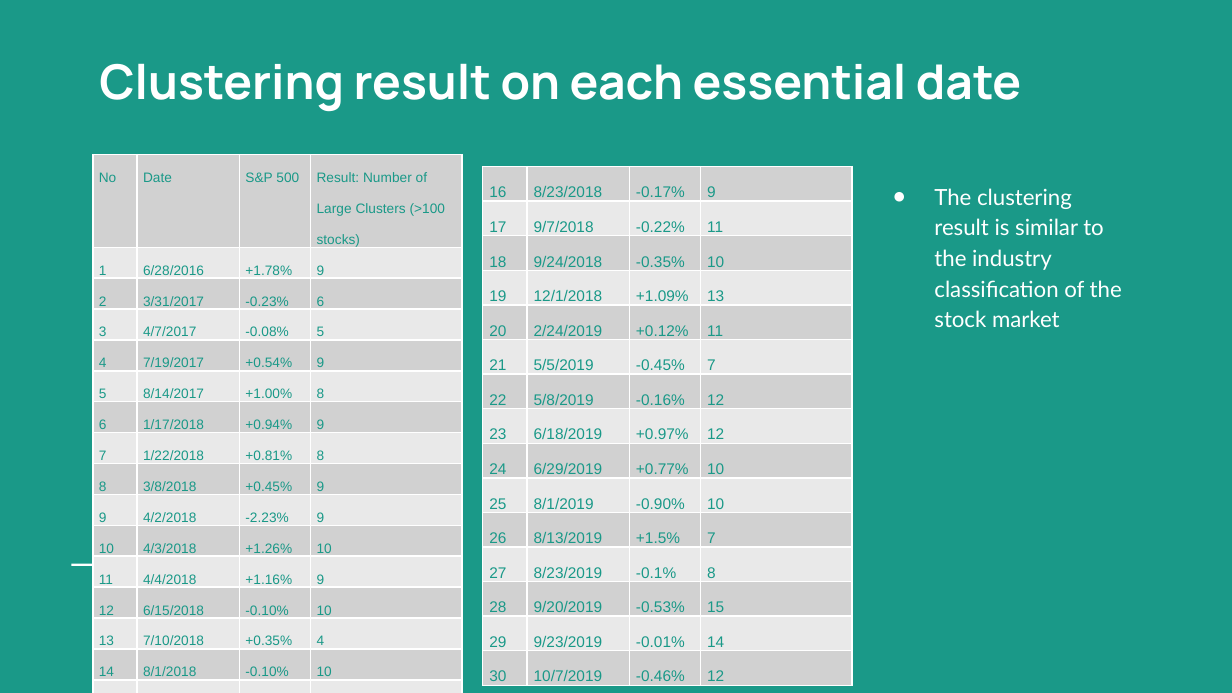
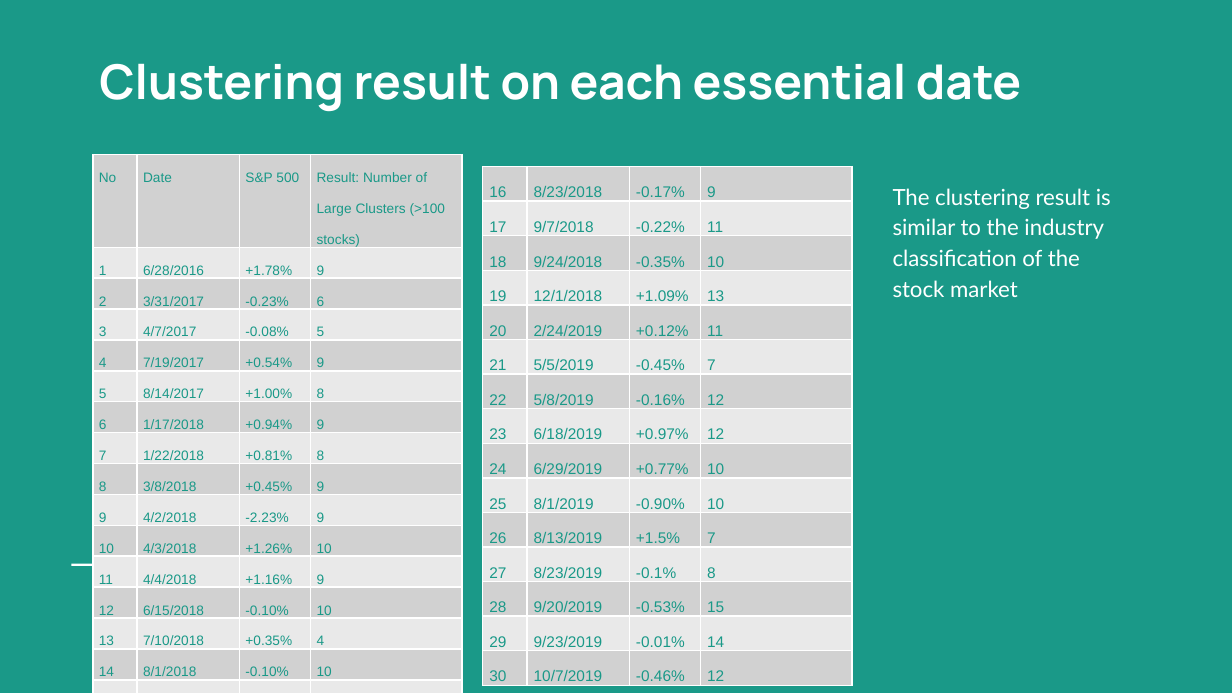
Before and after one commit to okcaiko-gmail/Fionastudy, a slide deck: slide 6 of Examination of Domestic Economic Impact of the US-China Trade War by Analyzing Stock Market Fluctuations with Unsupervised Machine Learning.pptx (slide 9 before the commit). Drawn at 1232x693 pixels with LibreOffice and Linux fonts; fonts in the diff are those of the drawing. Boxes give left, top, right and bottom in pixels: in the first picture for what was removed or moved away, otherwise in the second. Text is boxed around its words. In the diff, an @@ line names an element or a change of style, - is before the commit and + after.

```diff
--- a/Examination of Domestic Economic Impact of the US-China Trade War by Analyzing Stock Market Fluctuations with Unsupervised Machine Learning.pptx
+++ b/Examination of Domestic Economic Impact of the US-China Trade War by Analyzing Stock Market Fluctuations with Unsupervised Machine Learning.pptx
@@ text "The clustering result is similar ..." at bbox=[893, 188, 1111, 297]: bullet ● to none @@
```
Also in this commit, not shown: 1 other slide changed, 3 slides removed.
